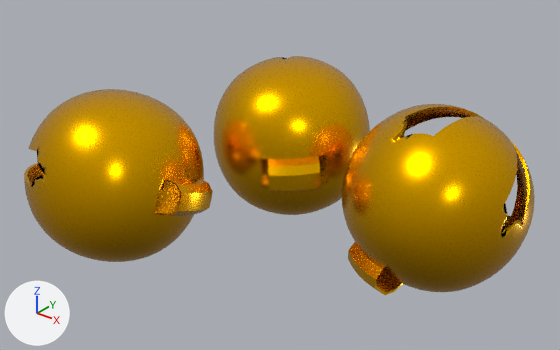
Renders of the glTF model app/public/static/assets/9e481c2ed0254e3a8c4e2a29531cfb46.glb from each side of a commit.
Before and after are seen from a 50 mm camera at (0.0078, -0.0184, 0.0188) aimed at (-0.013, 0.0076, 0.0026). Lighting does not change. The marker at lower left points along +X, +Y and +Z. Where no turn or scale is listed for an object, it has been applied to the vertices.
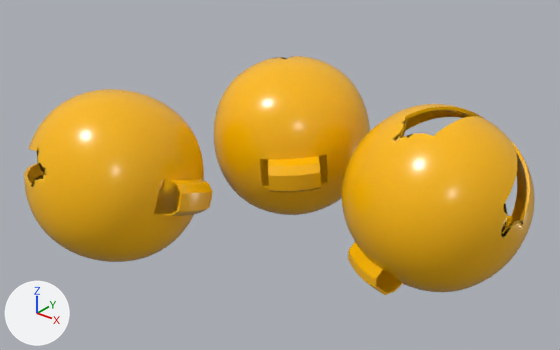
Where the change shows, as pixel boxes [x1, y1, x2, y2] in the pictures (560 x 350 px):
'Mesh_1', surface changed (yellow to orange)
    both: [24, 56, 370, 262]
'Mesh_2', surface changed (yellow to orange)
    both: [342, 104, 535, 295]

The change in detail:
In material 'bell.001' (mat_bell_001), metallic goes from 1.0 to 0.0.
